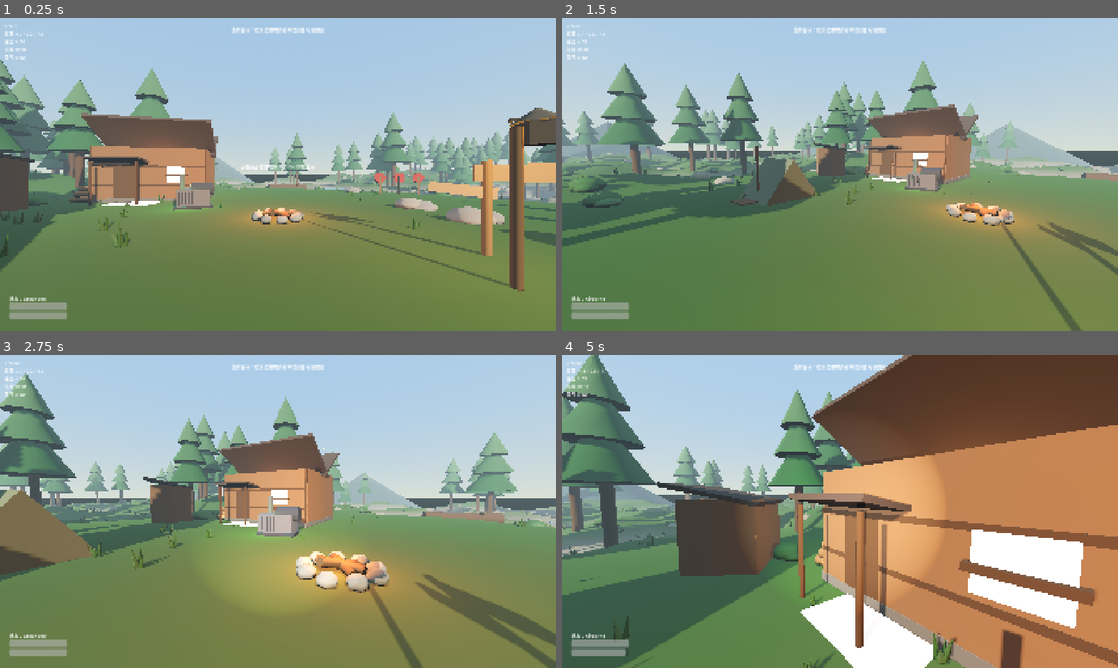
Above: before the commit, frames 1-4 (two rows, left to right).
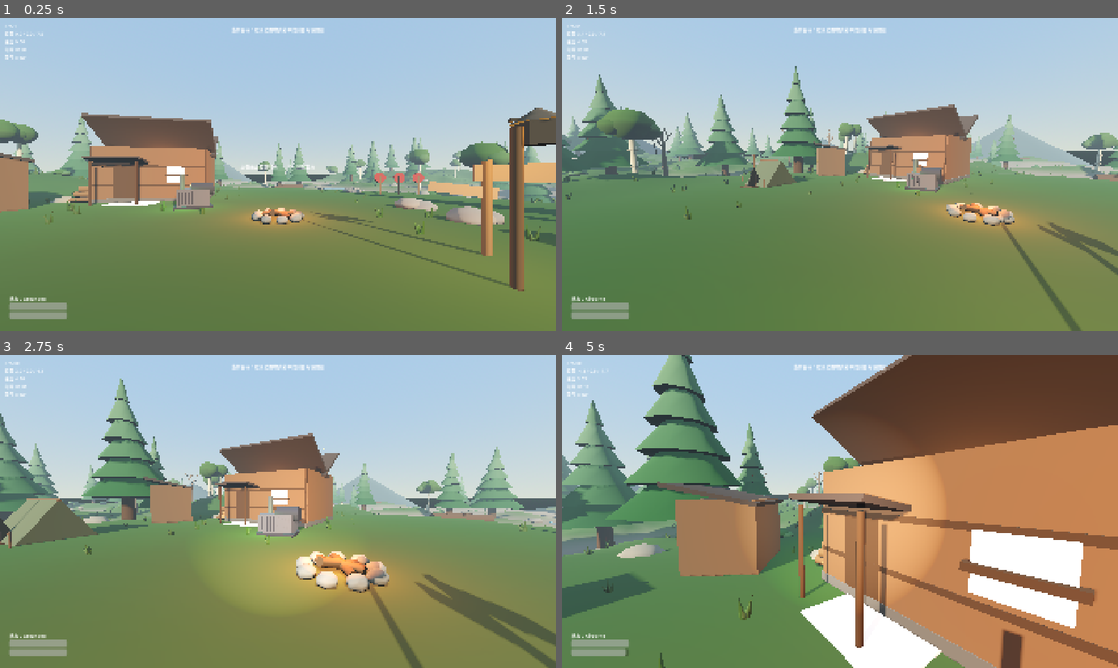
Above: after the commit, the same moments.

Repository: fengjutian/Forest-Adventure
Game: Godot game, scene res://scenes/main/main.tscn
The game is run twice, just before and just after one commit, with the same random seed, the same clock (stepped at 60 frames per second) and the same inputs.
Inputs (mouse positions are in pixels of both pictures, inside the frame that each line leads up to):
- Up to frame 1 (0.25 s): no input
- Up to frame 2 (1.5 s): move the mouse to (962, 158) at 0.52 s; hold D (move_right) 0.53-1.28 s; tap C (compass) at 0.6 s; click (962, 158) at 0.67 s; tap Space (jump) at 0.77 s; move the mouse to (812, 174) at 1.27 s; hold W (move_forward) from 1.28 s (still down); tap Ctrl (crouch) at 1.35 s
- Up to frame 3 (2.75 s): keep holding W (move_forward); tap Space (jump) at 1.52 s; move the mouse to (289, 505) at 2.02 s; hold F (flashlight) from 2.03 s (still down)
- Up to frame 4 (5 s): keep holding W (move_forward); move the mouse to (834, 517) at 2.77 s; release F (flashlight) at 2.78 s; tap E (interact) at 2.85 s; tap Space (jump) at 3.02, 3.77, 4.52 s; move the mouse to (878, 514) at 3.52 s; hold Shift (sprint) 3.53-4.28 s; move the mouse to (795, 508) at 4.27 s; tap C (compass) at 4.35 s

The runs differ from the first frame. In frame 1, 12% of the frame differs, in the area x 0-100%, y 13-81%; in frame 2, 18%; in frame 3, 17%; in frame 4, 26%, in the area x 0-71%, y 0-100%.

Commit message:
feat: Enhance camp and vegetation systems with new features and diagnostics

Diff:
--- a/game/scripts/world/camp_builder.gd
+++ b/game/scripts/world/camp_builder.gd
@@ -160,9 +160,9 @@
 	_place_barrels()
 
 
-## 帐篷：有人驻扎过的痕迹。
+## 帐篷：有人驻扎过的痕迹。放在木屋一侧，不挡出生点视线。
 func _place_tent() -> void:
-	_add_prop("Tent", PropKit.make_tent(), Vector2(-6.4, 5.0), 18.0, Vector3(2.8, 1.8, 2.4))
+	_add_prop("Tent", PropKit.make_tent(), Vector2(-10.5, 4.5), 24.0, Vector3(2.4, 1.6, 2.2))
 
 
 ## 灯柱：天黑后给营地补一点暖光。
--- a/game/scripts/world/prop_kit.gd
+++ b/game/scripts/world/prop_kit.gd
@@ -38,6 +38,46 @@
 	mat.roughness = 0.08
 	mat.metallic = 0.35
 	mat.cull_mode = BaseMaterial3D.CULL_DISABLED
+	return mat
+
+
+## 随风摆动的材质：顶点色即反照率，树越高摆得越多。
+##
+## 每棵树用世界坐标错开相位，整片林子不会齐刷刷一起晃。
+## 只给树木用；MultiMesh 的 INSTANCE_TRANSFORM 提供每棵树的个体变换。
+static func swaying_material() -> ShaderMaterial:
+	var shader := Shader.new()
+	shader.code = """
+shader_type spatial;
+render_mode cull_back, diffuse_burley;
+
+uniform float sway_amount : hint_range(0.0, 0.3) = 0.055;
+uniform float sway_speed : hint_range(0.0, 4.0) = 1.15;
+uniform float sway_height = 9.0;
+uniform float sway_falloff : hint_range(1.0, 4.0) = 2.2;
+
+void vertex() {
+	float h = clamp(VERTEX.y / sway_height, 0.0, 1.0);
+	float weight = pow(h, sway_falloff);
+	// 每棵树的相位：散落时写进实例自定义数据，保证整片林子不会齐刷刷一起晃
+	float phase = INSTANCE_CUSTOM.r * 6.2831853;
+	if (phase == 0.0) {
+		vec3 world_pos = (MODEL_MATRIX * vec4(VERTEX, 1.0)).xyz;
+		phase = world_pos.x * 0.31 + world_pos.z * 0.27;
+	}
+	float t = TIME * sway_speed + phase;
+	VERTEX.x += sin(t) * sway_amount * weight;
+	VERTEX.z += cos(t * 0.83) * sway_amount * 0.7 * weight;
+}
+
+void fragment() {
+	ALBEDO = COLOR.rgb;
+	ROUGHNESS = 0.88;
+	SPECULAR = 0.0;
+}
+"""
+	var mat := ShaderMaterial.new()
+	mat.shader = shader
 	return mat
 
 
@@ -150,14 +190,144 @@
 
 # ------------------------------------------------------------------ 植被
 
-## 松树：树干 + 三层针叶冠。合并成一张网格供 MultiMesh 使用。
-static func make_pine_tree(trunk_color: Color, foliage_color: Color) -> ArrayMesh:
-	var parts: Array = []
-	parts.append(_cylinder(0.28, 7.0, _xform(Vector3(0, 3.5, 0)), trunk_color, 6))
-
-	parts.append(_cone(2.1, 3.4, _xform(Vector3(0, 5.2, 0)), foliage_color))
-	parts.append(_cone(1.7, 3.0, _xform(Vector3(0, 7.1, 0)), foliage_color.lightened(0.06)))
-	parts.append(_cone(1.2, 2.6, _xform(Vector3(0, 8.9, 0)), foliage_color.lightened(0.12)))
+## 松树：带随机形态的针叶树。
+##
+## 层数、每层半径/高度、层间偏移都随 seed 变化，配合多个变体网格，
+## 森林里每棵树的轮廓都不一样，不会变成一排复制品。
+static func make_pine_tree(trunk_color: Color, foliage_color: Color, seed_value: int = 0) -> ArrayMesh:
+	var rng := RandomNumberGenerator.new()
+	rng.seed = seed_value if seed_value != 0 else 20261117
+
+	var parts: Array = []
+
+	# 树干：下粗上细
+	var trunk_height := rng.randf_range(6.2, 7.4)
+	var trunk_bottom := rng.randf_range(0.3, 0.42)
+	var trunk := CylinderMesh.new()
+	trunk.top_radius = trunk_bottom * 0.45
+	trunk.bottom_radius = trunk_bottom
+	trunk.height = trunk_height
+	trunk.radial_segments = 7
+	trunk.rings = 1
+	parts.append([trunk, _xform(Vector3(0, trunk_height * 0.5, 0)), trunk_color])
+
+	# 针叶冠：4~6 层，越往上越窄越小，彼此交叠
+	var layers := rng.randi_range(4, 6)
+	var base_y := trunk_height * 0.36
+	var base_radius := rng.randf_range(1.9, 2.4)
+	var layer_height := rng.randf_range(2.0, 2.5)
+	# 层间距要小于层高，否则每层底盘会露出来，像叠盘子
+	var step := layer_height * 0.44
+
+	for i in layers:
+		var t := float(i) / float(layers)
+		var radius := lerpf(base_radius, 0.42, pow(t, 0.85))
+		var height := lerpf(layer_height, 1.6, t)
+		var y := base_y + float(i) * step
+		# 每层轻微错位，轮廓不再是一圈圈同心圆锥；上层收拢避免尖头脱节
+		var spread := 0.18 * (1.0 - t)
+		var offset := Vector3(rng.randf_range(-spread, spread), 0.0, rng.randf_range(-spread, spread))
+		# 树冠下部偏暗、顶部偏亮
+		var tint := foliage_color.lightened(0.05 * float(i))
+		parts.append(_cone(radius, height, _xform(offset + Vector3(0, y, 0)), tint, 8))
+
+	# 收尖
+	parts.append(_cone(0.34, 1.3,
+		_xform(Vector3(0, base_y + float(layers) * step, 0)), foliage_color.lightened(0.16), 6))
+
+	# 枯枝：下段伸出两根
+	for i in 2:
+		var angle := rng.randf_range(0.0, TAU)
+		var y := rng.randf_range(trunk_height * 0.42, trunk_height * 0.66)
+		var length := rng.randf_range(0.9, 1.6)
+		var dir := Vector3(cos(angle), -0.3, sin(angle)).normalized()
+		var rot := Vector3(rad_to_deg(dir.y), rad_to_deg(atan2(dir.z, dir.x)), 0.0)
+		parts.append(_cylinder(0.05, length,
+			_xform(dir * length * 0.5 + Vector3(0, y, 0), rot), trunk_color.darkened(0.12), 5))
+
+	return merge(parts)
+
+
+## 白桦：浅色树干 + 几团圆润树冠。与松林混交能拉开树种层次。
+static func make_birch_tree(bark_color: Color, leaf_color: Color, seed_value: int = 0) -> ArrayMesh:
+	var rng := RandomNumberGenerator.new()
+	rng.seed = seed_value if seed_value != 0 else 777
+
+	var parts: Array = []
+	var trunk_height := rng.randf_range(5.0, 6.2)
+
+	# 树干
+	parts.append(_cylinder(0.19, trunk_height, _xform(Vector3(0, trunk_height * 0.5, 0)), bark_color, 6))
+
+	# 树皮斑纹
+	for i in 3:
+		var y := trunk_height * (0.22 + 0.24 * float(i))
+		parts.append(_box(Vector3(0.4, 0.1, 0.4),
+			_xform(Vector3(0, y, 0), Vector3(0, rng.randf_range(0.0, 180.0), 0)), bark_color.darkened(0.3)))
+
+	# 树冠：几团压扁的球
+	var crown_y := trunk_height * 0.84
+	parts.append(_sphere(1.45, _xform(Vector3(0, crown_y, 0), Vector3.ZERO, Vector3(1.0, 0.8, 1.0)), leaf_color, 7))
+	parts.append(_sphere(1.0, _xform(Vector3(0.78, crown_y - 0.38, 0.26), Vector3.ZERO, Vector3(1.0, 0.74, 1.0)),
+		leaf_color.lightened(0.07), 7))
+	parts.append(_sphere(0.9, _xform(Vector3(-0.72, crown_y - 0.22, -0.32), Vector3.ZERO, Vector3(1.0, 0.74, 1.0)),
+		leaf_color.darkened(0.06), 7))
+	parts.append(_sphere(0.8, _xform(Vector3(0.1, crown_y + 0.52, -0.4), Vector3.ZERO, Vector3(1.0, 0.8, 1.0)),
+		leaf_color.lightened(0.03), 6))
+
+	return merge(parts)
+
+
+## 枯立木：只剩树干和光秃的枝条，森林里的死亡气息。
+static func make_dead_tree(trunk_color: Color, seed_value: int = 0) -> ArrayMesh:
+	var rng := RandomNumberGenerator.new()
+	rng.seed = seed_value if seed_value != 0 else 4242
+
+	var parts: Array = []
+	var trunk_height := rng.randf_range(5.4, 7.2)
+	var trunk_bottom := rng.randf_range(0.26, 0.38)
+	var trunk := CylinderMesh.new()
+	trunk.top_radius = trunk_bottom * 0.4
+	trunk.bottom_radius = trunk_bottom
+	trunk.height = trunk_height
+	trunk.radial_segments = 6
+	trunk.rings = 1
+	parts.append([trunk, _xform(Vector3(0, trunk_height * 0.5, 0)), trunk_color])
+
+	# 向上伸的枯枝
+	var branches := rng.randi_range(3, 5)
+	for i in branches:
+		var angle := TAU * float(i) / float(branches) + rng.randf_range(-0.5, 0.5)
+		var y := trunk_height * rng.randf_range(0.5, 0.92)
+		var length := rng.randf_range(1.1, 2.1)
+		var dir := Vector3(cos(angle), rng.randf_range(0.35, 0.8), sin(angle)).normalized()
+		var rot := Vector3(rad_to_deg(dir.y), rad_to_deg(atan2(dir.z, dir.x)), 0.0)
+		parts.append(_cylinder(0.06, length,
+			_xform(dir * length * 0.5 + Vector3(0, y, 0), rot), trunk_color.lightened(0.08), 5))
+
+	return merge(parts)
+
+
+## 树桩：被砍断留下的断面与根部。
+static func make_stump(seed_value: int = 0) -> ArrayMesh:
+	var rng := RandomNumberGenerator.new()
+	rng.seed = seed_value if seed_value != 0 else 3131
+
+	var bark := Color(0.31, 0.23, 0.16)
+	var parts: Array = []
+	var radius := rng.randf_range(0.34, 0.48)
+	var height := rng.randf_range(0.4, 0.68)
+
+	parts.append(_cylinder(radius, height, _xform(Vector3(0, height * 0.5, 0)), bark, 8))
+	# 浅色断面
+	parts.append(_cylinder(radius * 0.92, 0.06, _xform(Vector3(0, height - 0.01, 0)), Color(0.55, 0.45, 0.32), 8))
+	# 根部隆起
+	for i in 3:
+		var angle := TAU * float(i) / 3.0 + rng.randf_range(-0.4, 0.4)
+		parts.append(_cone(radius * 0.45, radius * 0.9,
+			_xform(Vector3(cos(angle) * radius * 0.8, 0.05, sin(angle) * radius * 0.8),
+				Vector3(0, 0, 0)), bark.darkened(0.08), 5))
+
 	return merge(parts)
 
 
@@ -331,14 +501,22 @@
 	return merge(parts)
 
 
-## 帐篷：三棱柱帆布 + 前方支柱。
+## 帐篷：三棱柱帆布 + 门帘 + 脊杆 + 前方支柱。
 static func make_tent() -> ArrayMesh:
-	var canvas := Color(0.34, 0.36, 0.28)
+	var canvas := Color(0.3, 0.33, 0.25)
 	var pole := Color(0.36, 0.27, 0.19)
 	var parts: Array = []
-	parts.append(_prism(Vector3(2.8, 1.8, 2.4), _xform(Vector3(0, 0.9, 0), Vector3(0, 90, 0)), canvas))
-	parts.append(_cylinder(0.05, 2.4, _xform(Vector3(0, 1.2, 1.05)), pole, 5))
-	parts.append(_box(Vector3(1.0, 0.06, 1.1), _xform(Vector3(0, 0.05, 1.5)), pole.darkened(0.1)))
+	parts.append(_prism(Vector3(2.4, 1.55, 2.2), _xform(Vector3(0, 0.78, 0), Vector3(0, 90, 0)), canvas))
+	# 门帘：深色三角面，贴在入口一侧
+	parts.append(_prism(Vector3(1.0, 1.2, 0.06), _xform(Vector3(0, 0.6, 1.22), Vector3(0, 90, 0)), Color(0.15, 0.15, 0.12)))
+	# 脊杆
+	parts.append(_cylinder(0.05, 2.3, _xform(Vector3(0, 1.53, 0), Vector3(0, 0, 90)), pole, 5))
+	# 前方支柱与地布
+	parts.append(_cylinder(0.05, 1.95, _xform(Vector3(0, 0.98, 1.16)), pole, 5))
+	parts.append(_box(Vector3(0.9, 0.05, 1.0), _xform(Vector3(0, 0.04, 1.45)), pole.darkened(0.12)))
+	# 两端的捆绳桩
+	parts.append(_cylinder(0.04, 0.5, _xform(Vector3(-1.15, 0.25, 1.3)), pole.darkened(0.05), 5))
+	parts.append(_cylinder(0.04, 0.5, _xform(Vector3(1.15, 0.25, 1.3)), pole.darkened(0.05), 5))
 	return merge(parts)
 
 
@@ -390,14 +568,26 @@
 	return merge(parts)
 
 
-## 倒木：横卧在松林入口。
-static func make_fallen_log() -> ArrayMesh:
+## 倒木：横卧在林地里的枯木。seed 变化时长度、断面与断枝位置随之变化。
+static func make_fallen_log(seed_value: int = 0) -> ArrayMesh:
+	var rng := RandomNumberGenerator.new()
+	rng.seed = seed_value if seed_value != 0 else 6060
+
 	var bark := Color(0.29, 0.21, 0.15)
 	var parts: Array = []
-	parts.append(_cylinder(0.62, 6.5, _xform(Vector3(0, 0.6, 0), Vector3(0, 0, 90)), bark, 10))
-	parts.append(_cylinder(0.5, 0.12, _xform(Vector3(3.2, 0.6, 0), Vector3(0, 0, 90)), Color(0.55, 0.46, 0.33), 10))
+	var length := rng.randf_range(4.6, 7.2)
+	var radius := rng.randf_range(0.46, 0.66)
+
+	parts.append(_cylinder(radius, length, _xform(Vector3(0, radius, 0), Vector3(0, 0, 90)), bark, 10))
+	# 断面
+	parts.append(_cylinder(radius * 0.82, 0.12,
+		_xform(Vector3(length * 0.5, radius, 0), Vector3(0, 0, 90)), Color(0.55, 0.46, 0.33), 10))
 	# 断枝
-	parts.append(_cylinder(0.1, 1.1, _xform(Vector3(1.4, 1.0, 0.4), Vector3(60, 0, 0)), bark.darkened(0.12), 6))
+	for i in 2:
+		var offset := rng.randf_range(-length * 0.3, length * 0.3)
+		parts.append(_cylinder(0.09, rng.randf_range(0.8, 1.3),
+			_xform(Vector3(offset, radius + 0.3, 0.2), Vector3(rng.randf_range(40.0, 75.0), 0, 0)),
+			bark.darkened(0.12), 6))
 	return merge(parts)
 
 
--- a/game/scripts/world/vegetation_scatter.gd
+++ b/game/scripts/world/vegetation_scatter.gd
@@ -30,6 +30,18 @@
 @export var path_end: Vector2 = Vector2(1.5, -26.0)
 @export var path_half_width: float = 3.6
 
+@export_group("树种")
+## 松树变体数量：每个变体是一棵形态不同的树，避免森林像复制粘贴。
+@export var pine_variant_count: int = 5
+## 桦树变体数量。
+@export var birch_variant_count: int = 2
+## 桦树在乔木中的占比。
+@export var birch_ratio: float = 0.22
+## 枯立木在乔木中的占比。
+@export var snag_ratio: float = 0.07
+## 倒木与树桩的密度（相对非乔木空位）。
+@export var deadwood_ratio: float = 0.012
+
 @export_group("坡度")
 ## 坡度超过该值的地面不生长（1 表示垂直）。
 @export var max_slope: float = 0.45
@@ -57,9 +69,18 @@
 	_density_noise.frequency = 0.035
 	_density_noise.fractal_octaves = 3
 
-	var tree_placements: Array = []
 	var rock_placements: Array = []
 	var shrub_placements: Array = []
+	var snag_placements: Array = []
+	var log_placements: Array = []
+	var stump_placements: Array = []
+	# 每个变体一张独立网格，森林里不会出现一排复制品
+	var pine_variants: Array = []
+	for i in maxi(pine_variant_count, 1):
+		pine_variants.append([])
+	var birch_variants: Array = []
+	for i in maxi(birch_variant_count, 1):
+		birch_variants.append([])
 
 	var half := area_size * 0.5
 	var steps := int(area_size.x / cell_size)
@@ -82,22 +103,59 @@
 
 			var density := _density_at(position)
 			if _rng.randf() <= density:
-				tree_placements.append(_make_transform(position, 0.8, 1.35))
+				var roll := _rng.randf()
+				if roll < birch_ratio:
+					var birch := _rng.randi_range(0, birch_variants.size() - 1)
+					birch_variants[birch].append(_make_transform(position, 0.8, 1.25))
+				elif roll < birch_ratio + snag_ratio:
+					snag_placements.append(_make_transform(position, 0.75, 1.1))
+				else:
+					var variant := _rng.randi_range(0, pine_variants.size() - 1)
+					pine_variants[variant].append(_make_transform(position, 0.8, 1.35))
+			elif _rng.randf() < deadwood_ratio:
+				if _rng.randf() < 0.6:
+					log_placements.append(_make_transform(position, 0.75, 1.15))
+				else:
+					stump_placements.append(_make_transform(position, 0.8, 1.2))
 			elif _rng.randf() < rock_density:
 				rock_placements.append(_make_transform(position, 0.55, 1.5))
 			elif _rng.randf() < shrub_density:
 				shrub_placements.append(_make_transform(position, 0.7, 1.4))
 
-	_build_multimesh("Pines", PropKit.make_pine_tree(
-		Color(0.27, 0.19, 0.14), Color(0.15, 0.29, 0.17)), tree_placements, 0.0)
+	var tree_count := 0
+	for i in pine_variants.size():
+		if pine_variants[i].is_empty():
+			continue
+		_build_multimesh("Pines%02d" % (i + 1), PropKit.make_pine_tree(
+			Color(0.27, 0.19, 0.14), Color(0.15, 0.29, 0.17),
+			scatter_seed + 131 * (i + 1)), pine_variants[i], 0.0, true, true)
+		tree_count += pine_variants[i].size()
+
+	for i in birch_variants.size():
+		if birch_variants[i].is_empty():
+			continue
+		_build_multimesh("Birches%02d" % (i + 1), PropKit.make_birch_tree(
+			Color(0.76, 0.73, 0.66), Color(0.21, 0.32, 0.15),
+			scatter_seed + 977 * (i + 1)), birch_variants[i], 0.0, true, true)
+		tree_count += birch_variants[i].size()
+
+	_build_multimesh("Snags", PropKit.make_dead_tree(Color(0.34, 0.28, 0.22),
+		scatter_seed + 613), snag_placements, 0.0)
+	tree_count += snag_placements.size()
+
+	_build_multimesh("FallenLogs", PropKit.make_fallen_log(scatter_seed + 71),
+		log_placements, 0.0)
+	_build_multimesh("Stumps", PropKit.make_stump(scatter_seed + 89),
+		stump_placements, 0.0)
+
 	_build_multimesh("Rocks", PropKit.make_rock(scatter_seed + 5), rock_placements, 0.0)
 	_build_multimesh("Shrubs", PropKit.make_shrub(Color(0.2, 0.32, 0.17)), shrub_placements, 0.0)
 
 	_build_ground_cover(half)
 
-	scatter_complete.emit(tree_placements.size(), rock_placements.size(), shrub_placements.size())
+	scatter_complete.emit(tree_count, rock_placements.size(), shrub_placements.size())
 	GameLog.info("植被散布完成", {
-		"trees": tree_placements.size(),
+		"trees": tree_count,
 		"rocks": rock_placements.size(),
 		"shrubs": shrub_placements.size(),
 	})
@@ -129,7 +187,7 @@
 			placements.append(_make_transform(position, 0.6, 1.15, 0.03))
 
 	_build_multimesh("GrassTufts", PropKit.make_grass_tuft(Color(0.19, 0.28, 0.12)),
-		placements, 0.0)
+		placements, 0.0, false)
 	GameLog.info("地被层完成", {"tufts": placements.size()})
 
 
@@ -193,16 +251,20 @@
 	return {
 		"transform": Transform3D(basis, Vector3(position.x, height - sink * scale, position.y)),
 		"color": Color(1, 1, 1).lerp(Color(0.82, 0.88, 0.78), _rng.randf() * 0.5),
+		# 风摆相位：按位置错开，整片林子不同步
+		"phase": fposmod(position.x * 0.31 + position.y * 0.27, TAU),
 	}
 
 
-func _build_multimesh(node_name: String, mesh: Mesh, placements: Array, y_offset: float) -> void:
+func _build_multimesh(node_name: String, mesh: Mesh, placements: Array, y_offset: float,
+		cast_shadow: bool = true, sway: bool = false) -> void:
 	if placements.is_empty():
 		return
 
 	var multimesh := MultiMesh.new()
 	multimesh.transform_format = MultiMesh.TRANSFORM_3D
 	multimesh.use_colors = true
+	multimesh.use_custom_data = true
 	multimesh.mesh = mesh
 	multimesh.instance_count = placements.size()
 
@@ -210,9 +272,14 @@
 		var placement: Dictionary = placements[i]
 		multimesh.set_instance_transform(i, placement["transform"])
 		multimesh.set_instance_color(i, placement["color"])
+		# 红色分量是风摆相位（归一化到 0~1），让每棵树各摆各的
+		multimesh.set_instance_custom_data(i, Color(placement["phase"], 0.0, 0.0, 1.0))
 
 	var instance := MultiMeshInstance3D.new()
 	instance.name = node_name
 	instance.multimesh = multimesh
-	instance.material_override = PropKit.painted_material()
+	instance.material_override = PropKit.swaying_material() if sway else PropKit.painted_material()
+	if not cast_shadow:
+		# 地被层不投影：阴影看不出来，却要多走一遍阴影 pass
+		instance.cast_shadow = GeometryInstance3D.SHADOW_CASTING_SETTING_OFF
 	add_child(instance)
